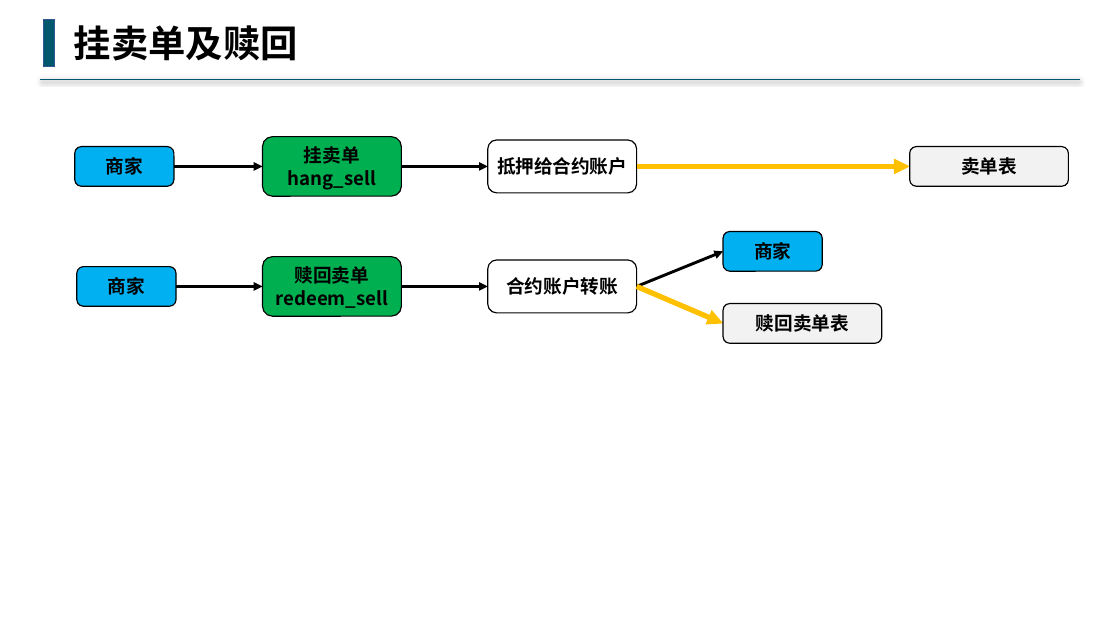
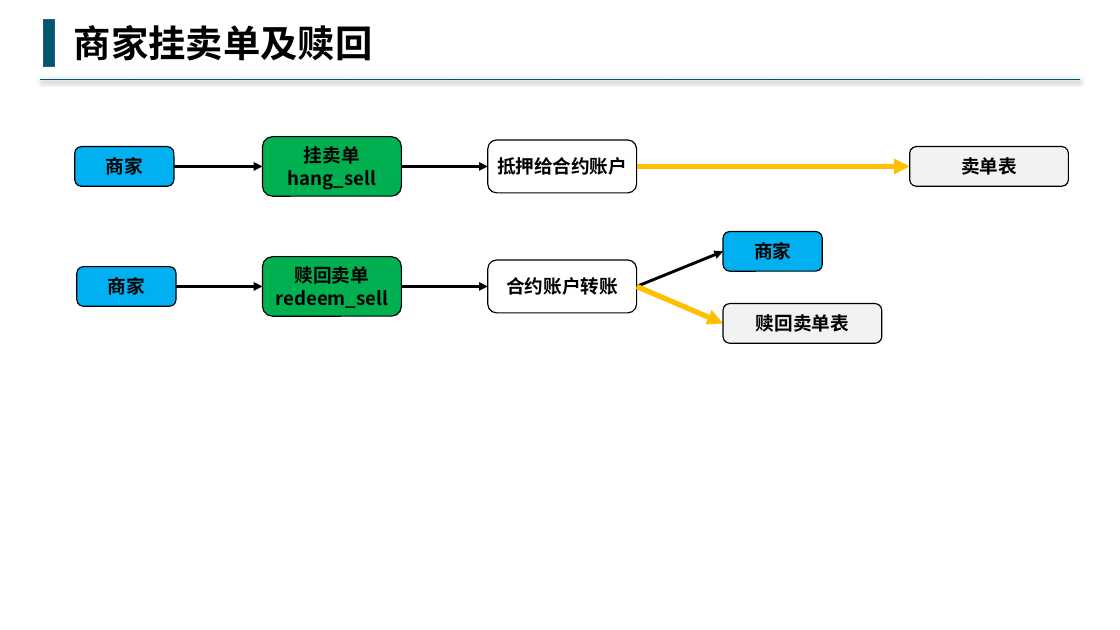
Before and after one commit to buddhachain/buddhaContract, a slide deck: slide 6 of doc/09.场外交易.pptx. Drawn at 1120x630 pixels with LibreOffice and Linux fonts; fonts in the diff are those of the drawing. Boxes give left, top, right and bottom in pixels: in the first picture for what was removed or moved away, otherwise in the second. Text is boxed around its words. In the diff, an @@ line names an element or a change of style, - is before the commit and + after.

```diff
--- a/doc/09.场外交易.pptx
+++ b/doc/09.场外交易.pptx
@@ text at (x1=74, y1=25, x2=373, y2=61): text changed @@
-挂卖单及赎回
+商家挂卖单及赎回
```
Also in this commit, not shown: 8 other slides changed.
